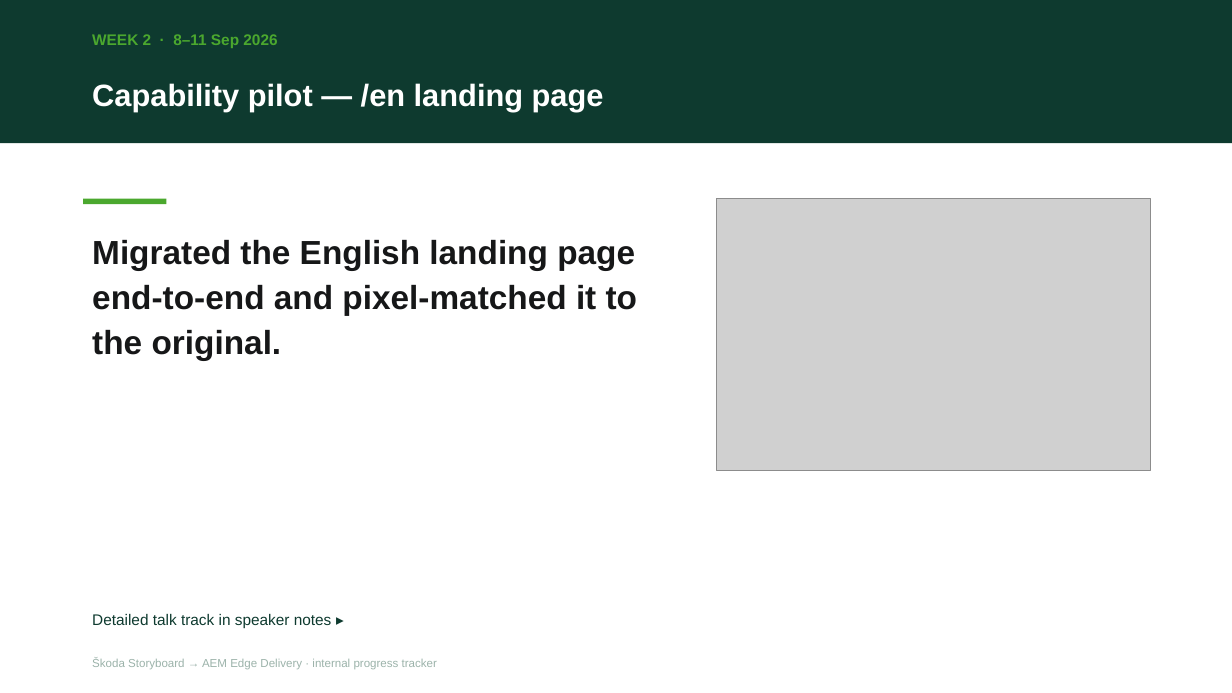
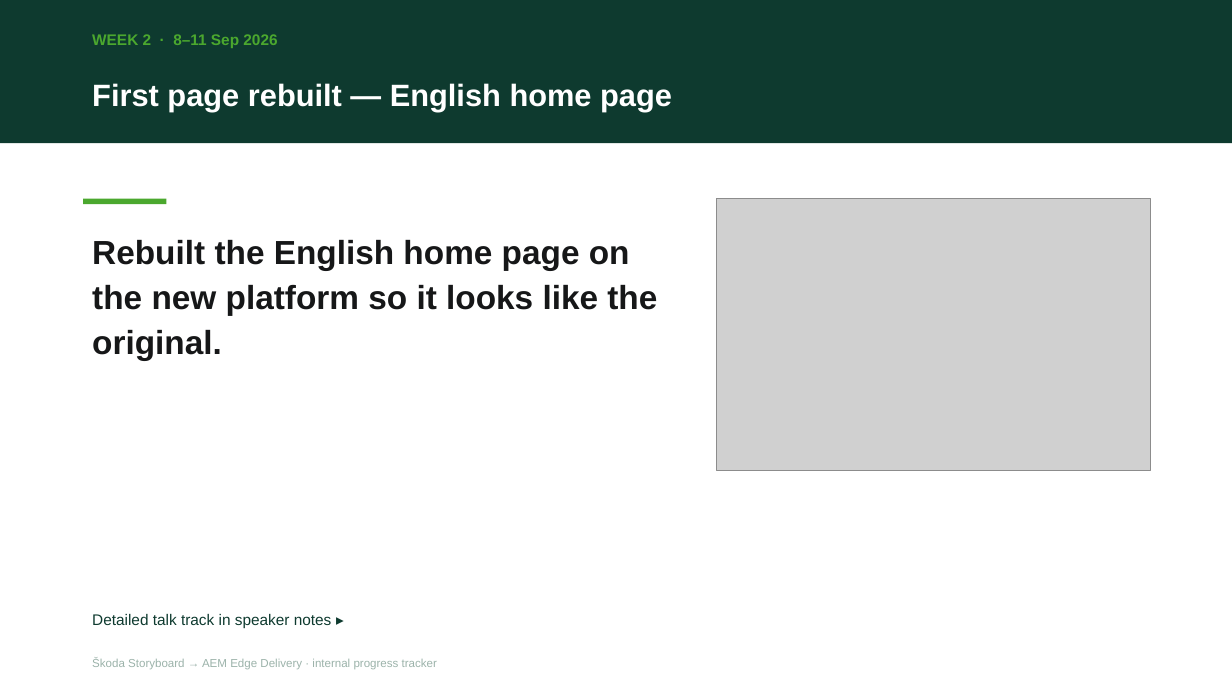
Before and after one commit to larsauffarth/skoda-storyboard, a slide deck: slide 3 of docs/deck/skoda-storyboard-project-tracker.pptx. Drawn at 1232x693 pixels with LibreOffice and Linux fonts; fonts in the diff are those of the drawing; grey boxes stand for pictures. Boxes give left, top, right and bottom in pixels: in the first picture for what was removed or moved away, otherwise in the second. Text is boxed around its words. In the diff, an @@ line names an element or a change of style, - is before the commit and + after.

```diff
--- a/docs/deck/skoda-storyboard-project-tracker.pptx
+++ b/docs/deck/skoda-storyboard-project-tracker.pptx
@@ text at <box>92,83,672,112</box>: text changed @@
-Capability pilot — /en landing page
+First page rebuilt — English home page
@@ text at <box>92,239,657,360</box>: text changed @@
-Migrated the English landing page end-to-end and pixel-matched it to the original.
+Rebuilt the English home page on the new platform so it looks like the original.
```
Also in this commit, not shown: 1 other slide changed, 1 other file.
